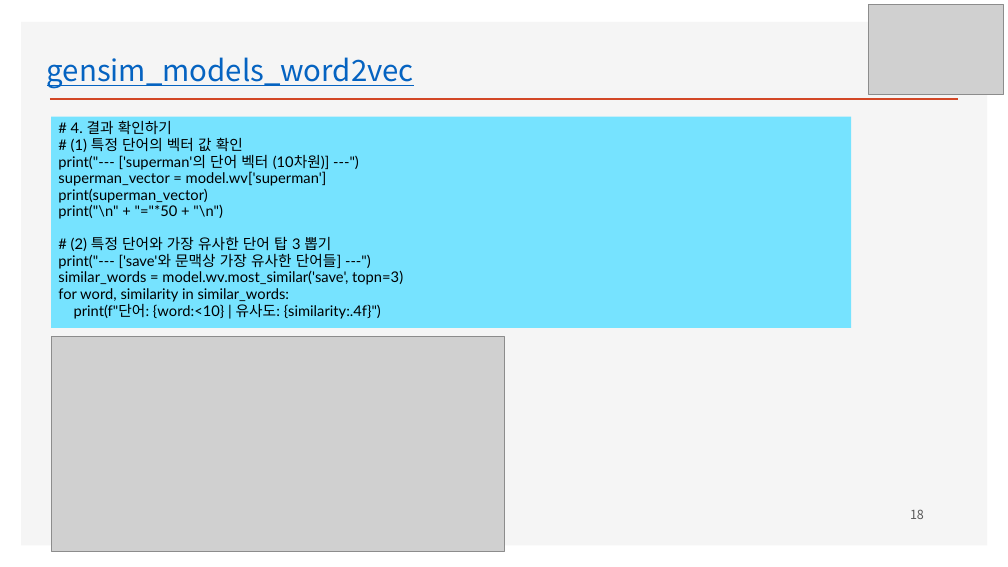
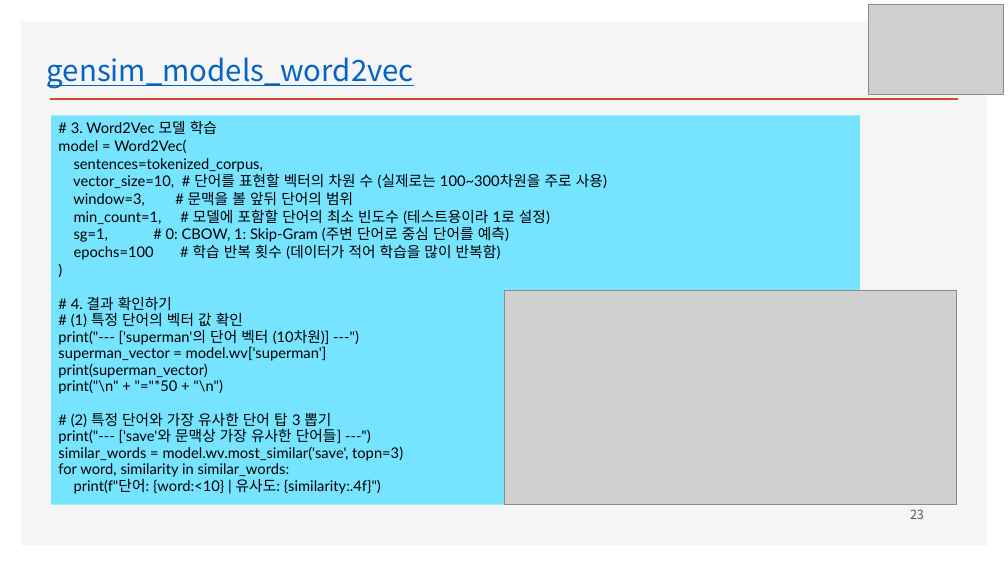
Before and after one commit to ancestor9/mathematics-for-machine-learning, a slide deck: slide 23 of Linear_Algebra/w8_Recommendation System.pptx (slide 18 before the commit). Drawn at 1008x567 pixels with LibreOffice and Linux fonts; fonts in the diff are those of the drawing; grey boxes stand for pictures; background and template pictures are left out. Boxes give left, top, right and bottom in pixels: in the first picture for what was removed or moved away, otherwise in the second. Text is boxed around its words. In the diff, an @@ line names an element or a change of style, - is before the commit and + after.

```diff
--- a/Linear_Algebra/w8_Recommendation System.pptx
+++ b/Linear_Algebra/w8_Recommendation System.pptx
@@ rectangle "# 3. Word2Vec 모델 학습": place and size @@
-rectangle "# 3. Word2Vec 모델 학습" at [51,116,852,327]
+rectangle "# 3. Word2Vec 모델 학습" at [51,116,861,505]
@@ text in rectangle at [58,120,607,260]: paragraphs added @@
+# 3. Word2Vec 모델 학습
+model = Word2Vec(
+sentences=tokenized_corpus,
+vector_size=10, # 단어를 표현할 벡터의 차원 수 (실제로는 100~300차원을 주로 사용)
+window=3, # 문맥을 볼 앞뒤 단어의 범위
+min_count=1, # 모델에 포함할 단어의 최소 빈도수 (테스트용이라 1로 설정)
+sg=1, # 0: CBOW, 1: Skip-Gram (주변 단어로 중심 단어를 예측)
+epochs=100 # 학습 반복 횟수 (데이터가 적어 학습을 많이 반복함)
+)
@@ picture: place and size @@
-picture at [51,337,504,551]
+picture at [504,290,957,505]
@@ page number at [910,509,924,519]: text changed @@
-18
+23
```
Also in this commit, not shown: 7 other slides changed, 8 slides added, 3 slides removed.
